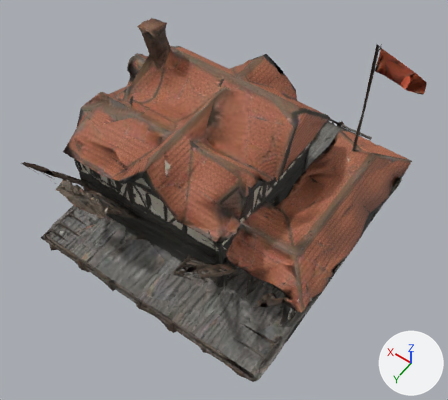
One commit to the glTF model public/models/kontor.glb: the scene before it, then after it.
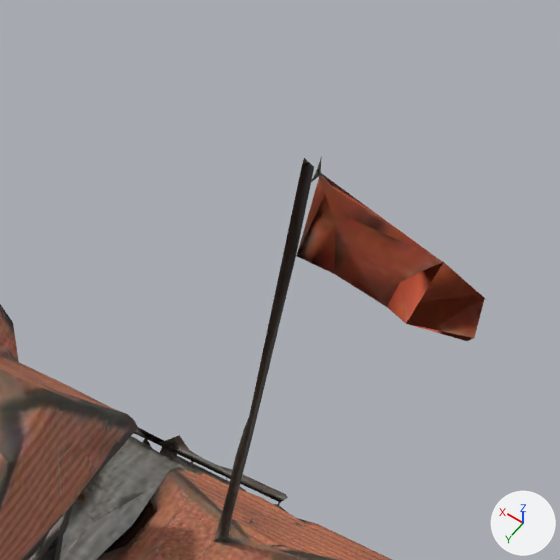
Old and new are each drawn whole from a 50 mm camera at (-1.346, 2.003, 2.526) aimed at (-0.099, 0.257, -0.218) and again close up on the part from 65% to 100% of the width and 0% to 39% of the height. Lighting does not change. The marker at lower right points along +X, +Y and +Z. The last two pictures show the newer version. Where no turn or scale is listed for an object, it has been applied to the vertices. Vertices at exactly the same position are counted once.
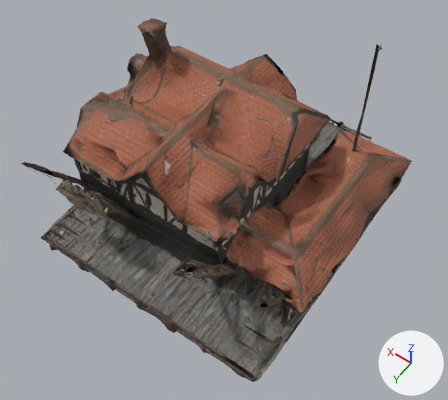
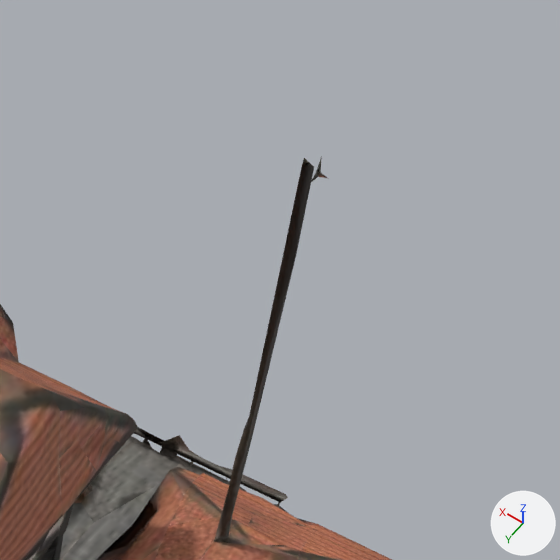
Changed parts and their boxes (x1, y1, x2, y2) in the close-ups (560 x 560 px):
'Mesh_0', reshaped
    before: (0, 156, 485, 560)
    after: (0, 156, 392, 560)
part 1 of me_mesh_0, cut back
    before: (297, 156, 485, 341)
    after: (310, 156, 329, 183)

What the commit changed:
me_mesh_0 is used by ob_mesh_0; location (-0.02, -0.009, -0.014).
me_mesh_0 had 13716 vertices, 28997 faces and spanned x -0.81..0.81, y -0.94..0.94, z -0.61..0.61.
me_mesh_0 now has 13701 vertices, 28963 faces and spans x -0.81..0.81, y -0.94..0.94, z -0.61..0.61.
Part 1, on me_mesh_0:
15 vertices are removed from x -0.8..-0.54, y -0.46..-0.42, z 0.42..0.58.
38 faces are deleted.
2 vertices move within x -0.52, y -0.44, z 0.6.
4 new faces join them.
